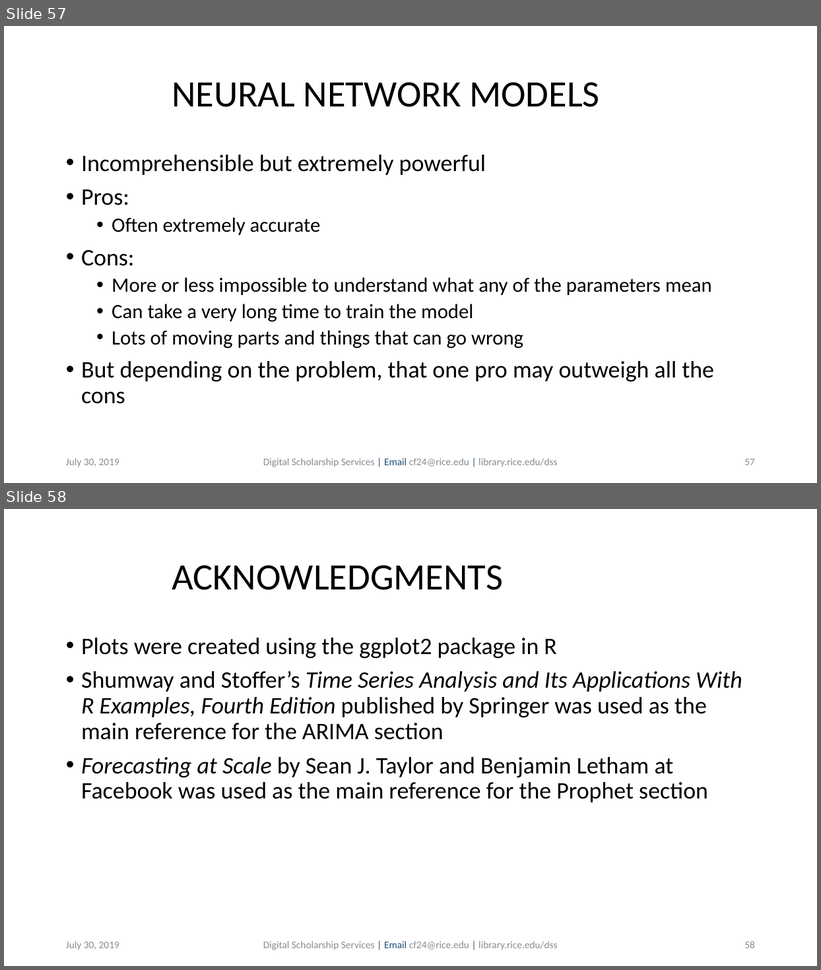
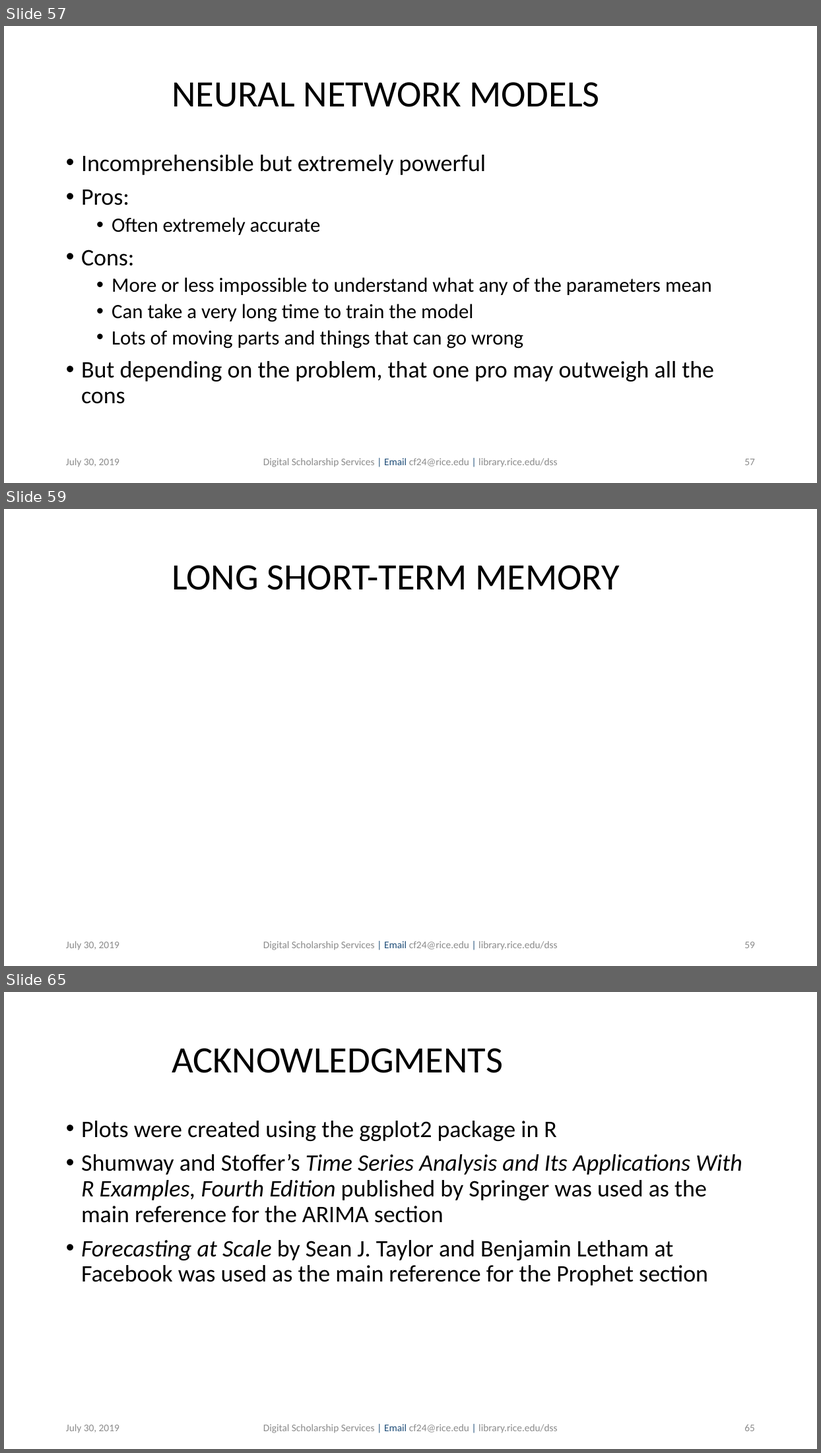
Before and after one commit to bakitybacon/rice-data-and-donuts, a slide deck: tsa/Introduction to Time Series Analysis.pptx. Shown one above the other, each under a label of ours: slides 57 and 58 before the commit, slides 57, 59 and 65 after it; the slides between them are not shown. The pictures are 821x970 and 821x1453 pixels, drawn with LibreOffice and Linux fonts; fonts in the diff are those of the drawing; background and template pictures are left out. Boxes give left, top, right and bottom in pixels: in the first picture for what was removed or moved away, otherwise in the second. Text is boxed around its words. In the diff, an @@ line names an element or a change of style, - is before the commit and + after.

```diff
--- a/tsa/Introduction to Time Series Analysis.pptx
+++ b/tsa/Introduction to Time Series Analysis.pptx
@@ slide 59 added at (4,509,817,966), background #FFFFFF @@
@@ title added at (172,565,620,590), 44 pt, text #000000 @@
+LONG SHORT-TERM MEMORY
@@ text added at (66,941,120,951), 12 pt, text #8C8C8C @@
+July 30, 2019
@@ text added at (263,941,557,951), 12 pt, text #8C8C8C @@
+Digital Scholarship Services | Email cf24@rice.edu | library.rice.edu/dss
@@ page number added at (745,942,755,949), 12 pt, text #8C8C8C @@
+59
@@ what was slide 58 is now slide 65 @@
@@ page number at (745,1424,755,1432): text changed @@
-58
+65
```
Also in this commit, not shown: 6 other slides added.
